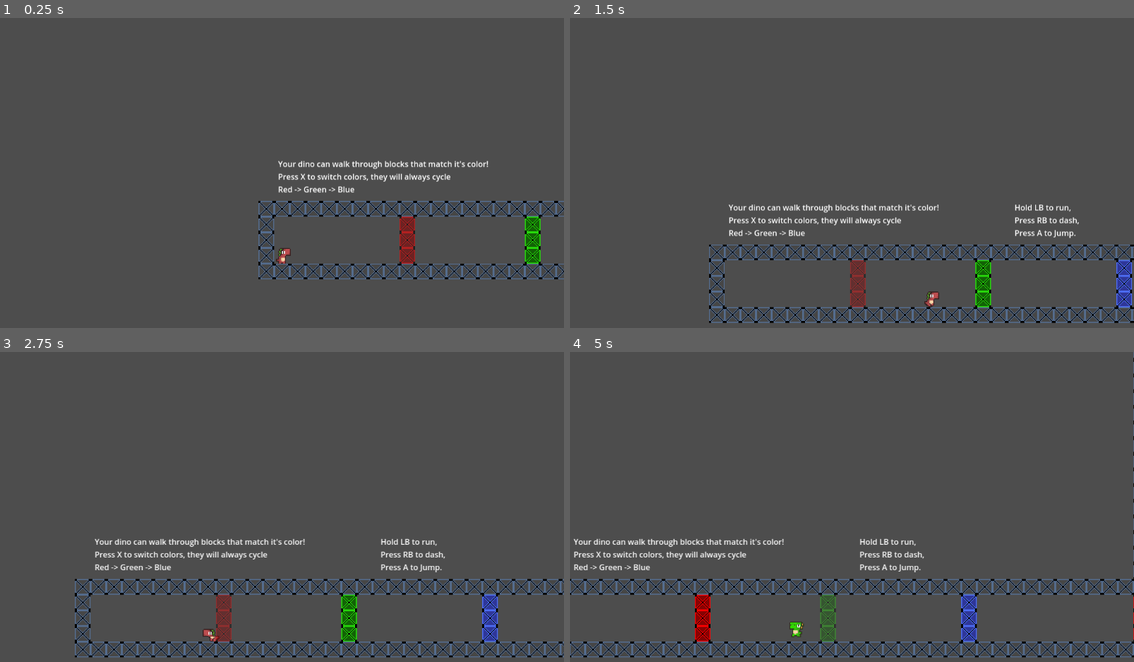
Above: before the commit, frames 1-4 (two rows, left to right).
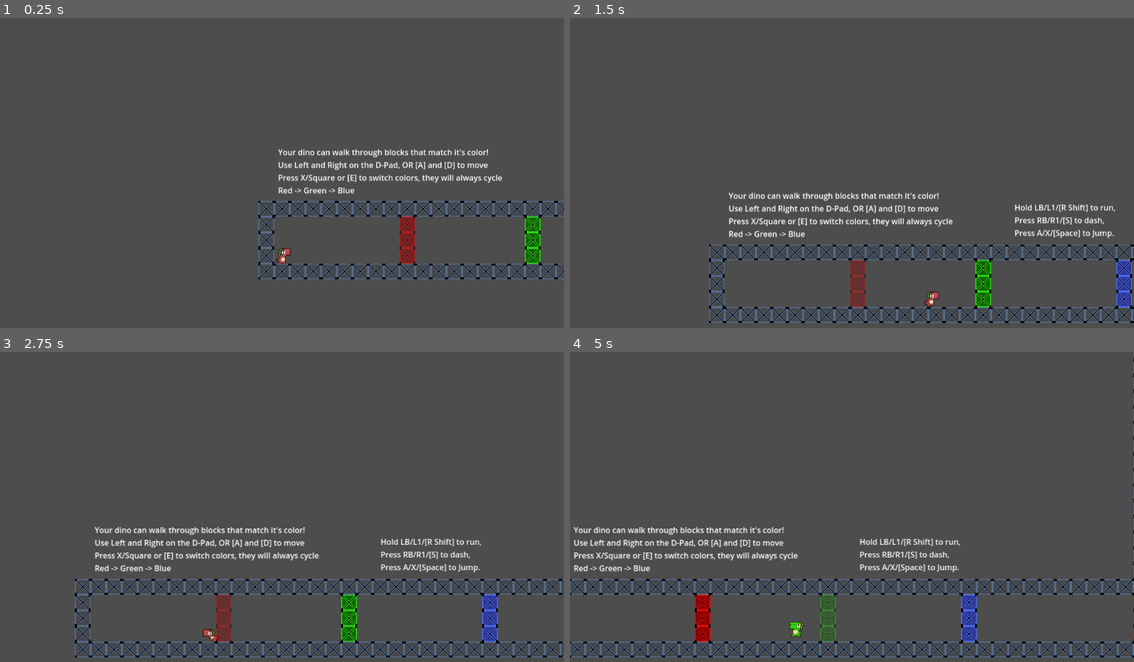
Above: after the commit, the same moments.

Repository: jdkopala/rgb-dinos
Game: Godot game, scene res://Scenes/Levels/Level1_Tutorial.tscn
The game is run twice, just before and just after one commit, with the same random seed, the same clock (stepped at 60 frames per second) and the same inputs. This scene is started directly instead of the project's main scene. Sound files missing from this copy of the repository are replaced by a short silence.
Inputs:
- Up to frame 1 (0.25 s): no input
- Up to frame 2 (1.5 s): tap X at 0.5, 1.25 s; hold Shift (run) 0.53-1.28 s; hold D (right) from 0.53 s (still down); tap S (dash) at 0.6 s; tap Space (jump) at 0.77 s; tap Shift (run) at 1.35 s
- Up to frame 3 (2.75 s): tap Space (jump) at 1.52 s; tap S (dash) at 1.55, 2.1 s; tap X at 2 s; release D (right) at 2.03 s; hold A (left) from 2.03 s (still down); hold Shift (run) from 2.03 s (still down)
- Up to frame 4 (5 s): tap X at 2.75, 3.5, 4.25 s; release A (left) at 2.78 s; release Shift (run) at 2.78 s; hold D (right) 2.78-4.28 s; tap Shift (run) at 2.85 s; tap Space (jump) at 3.02, 3.77, 4.52 s; tap S (dash) at 3.05, 4.35 s; hold Shift (run) 3.53-4.28 s; tap E (toggle_color) at 3.6 s; hold A (left) from 4.28 s (still down)

The runs differ from the first frame. In frame 1, 1.6% of the frame differs, in the area x 49-89%, y 42-57%; in frame 2, 2.0%, in the area x 28-97%, y 56-72%; in frame 3, 2.0%; in frame 4, 2.0%.

Commit message:
update tutorial text to include keyboard and gamepad buttons

Diff:
--- a/Scenes/Levels/Level1_Tutorial.tscn
+++ b/Scenes/Levels/Level1_Tutorial.tscn
@@ -764,11 +764,12 @@
 
 [node name="Label" type="Label" parent="TutorialText"]
 offset_left = 8.0
-offset_top = 392.0
-offset_right = 438.0
-offset_bottom = 472.0
+offset_top = 368.0
+offset_right = 466.0
+offset_bottom = 469.0
 text = "Your dino can walk through blocks that match it's color!
-Press X to switch colors, they will always cycle
+Use Left and Right on the D-Pad, OR [A] and [D] to move
+Press X/Square or [E] to switch colors, they will always cycle
 Red -> Green -> Blue"
 
 [node name="Label4" type="Label" parent="TutorialText"]
@@ -776,9 +777,9 @@
 offset_top = 392.0
 offset_right = 760.0
 offset_bottom = 472.0
-text = "Hold LB to run,
-Press RB to dash,
-Press A to Jump."
+text = "Hold LB/L1/[R Shift] to run,
+Press RB/R1/[S] to dash,
+Press A/X/[Space] to Jump."
 
 [node name="Label2" type="Label" parent="TutorialText"]
 offset_left = 1352.0
